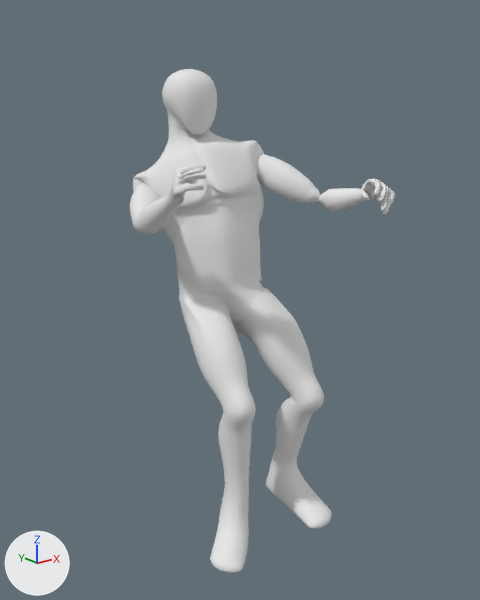
What one commit did to the FBX model Assets/Characters/Mr Goo/Mr Goo@dodgeBack.fbx.
One viewpoint serves both versions: a 50 mm camera at (-1.73, -2.23, 1.83) aimed at (-0.03, -0.11, 0.98). Every picture has the same lights, and +X, +Y and +Z are marked at lower left. Both versions are drawn at frame 25 of the action 'metarig|metarigAction'; the numbers are the values there.
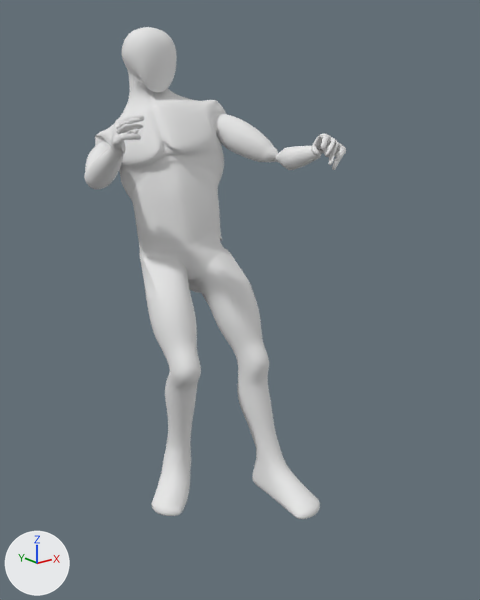
The edits, one by one:
Bone 'heel' (bone_heel) moves from (0.0, 0.0, 0.0) to (-1.25, -1.97, -1.65).
Bone 'spine' (bone_spine) moves from (-0.13, -2.14, 0.55) to (-0.02, -1.6, 0.12).
Bone 'spine.001' (bone_spine_001) turns from (0, 5, 0) to (0, 0, 0) degrees about its own x, y and z.
Bone 'spine.006' (bone_spine_006) turns from (15, 29, -12) to (15, 34, -11) degrees about its own x, y and z.
Bone 'thigh.L' (bone_thigh_l) turns from (-28, -35, -5) to (-21, -34, -2) degrees about its own x, y and z.
Bone 'shin.L' (bone_shin_l) turns from (57, 0, 0) to (17, 0, 0) degrees about its own x, y and z.
Bone 'thigh.R' (bone_thigh_r) turns from (-40, -18, 1) to (-34, -15, 3) degrees about its own x, y and z.
Bone 'shin.R' (bone_shin_r) turns from (51, 0, 0) to (56, 0, 0) degrees about its own x, y and z.
Bone 'shin.L.001' (bone_shin_l_001) moves from (0.09, -3.5, -0.24) to (0.27, -5.57, 0.38).
Bone 'foot.L' (bone_foot_l) turns from (5, 0, 0) to (0, 0, 0) degrees about its own x, y and z.
Bone 'shin.R.001' (bone_shin_r_001) moves from (0.76, -4.16, -0.09) to (0.86, -2.22, -0.54).

Location of each change, [x1, y1, x2, y2] in pixels of the pictures (480 x 600 px):
'Cube', posed
    before: [130, 69, 395, 573]
    after: [84, 27, 346, 519]
bone 'heel', root to tip
    before: (255, 503) to (339, 567)
    after: (218, 474) to (296, 533)
bone 'spine', root to tip
    before: (224, 307) to (222, 288)
    after: (185, 267) to (182, 248)
bone 'spine.001', root to tip
    before: (220, 274) to (216, 242)
    after: (180, 233) to (176, 201)
bone 'spine.006', root to tip
    before: (185, 121) to (185, 115)
    after: (146, 80) to (146, 74)
bone 'thigh.L', root to tip
    before: (247, 291) to (313, 399)
    after: (207, 251) to (258, 363)
bone 'shin.L', root to tip
    before: (313, 399) to (284, 464)
    after: (258, 363) to (269, 456)
bone 'thigh.R', root to tip
    before: (197, 299) to (242, 410)
    after: (158, 258) to (187, 372)
bone 'shin.R', root to tip
    before: (242, 410) to (236, 494)
    after: (187, 372) to (178, 443)
bone 'shin.L.001', root to tip
    before: (284, 464) to (241, 443)
    after: (269, 456) to (226, 435)
bone 'foot.L', root to tip
    before: (284, 464) to (304, 496)
    after: (269, 456) to (291, 487)
bone 'shin.R.001', root to tip
    before: (236, 494) to (198, 467)
    after: (178, 443) to (146, 421)
